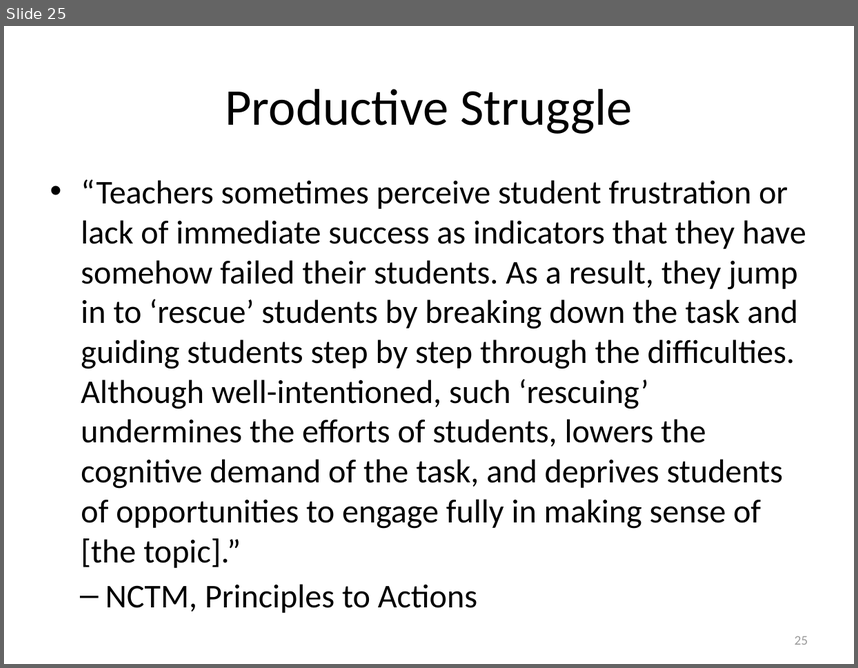
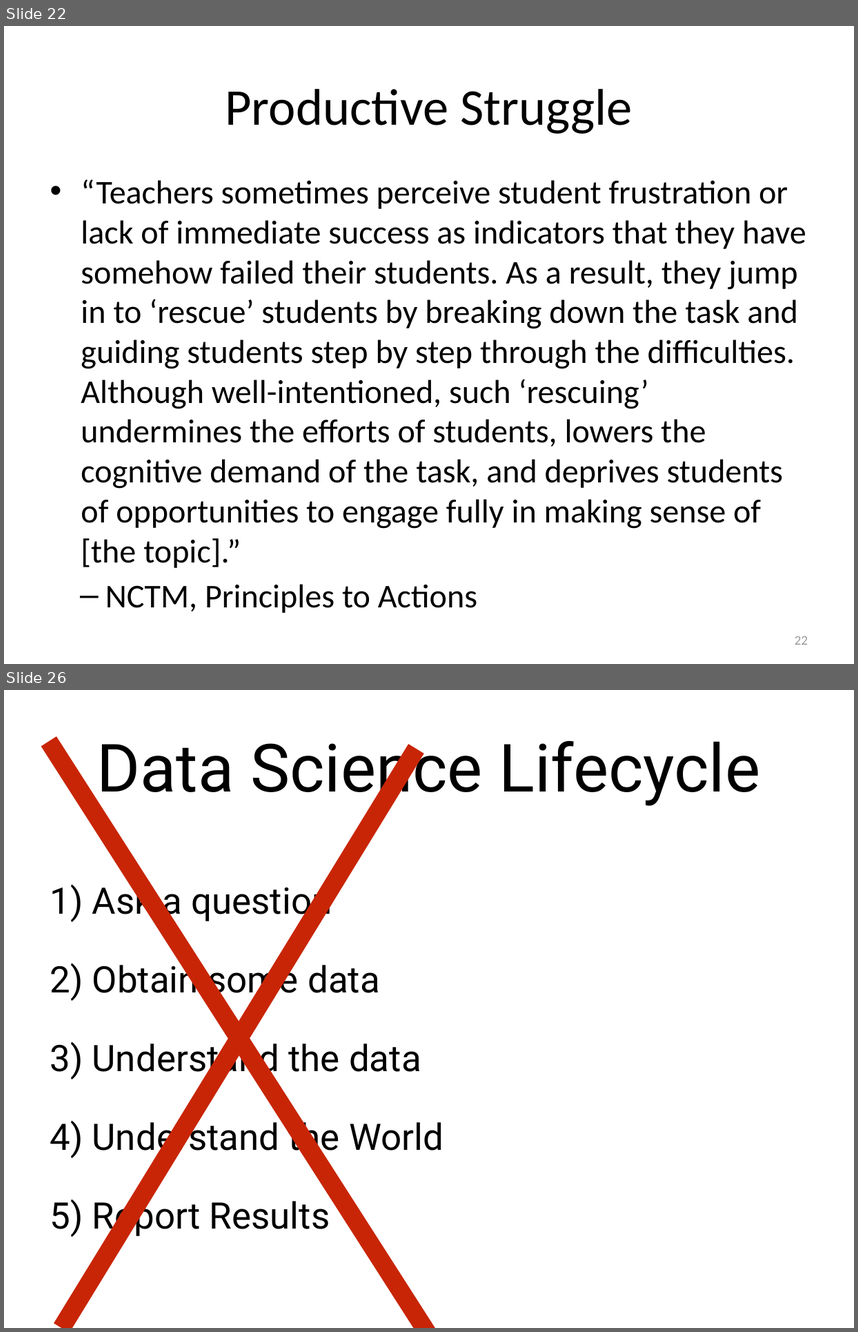
Before and after one commit to j-ales/PN4106_2026_27, a slide deck: slides/PS4106_lecture1_Intro.pptx. Shown one above the other, each under a label of ours: slide 25 before the commit, slides 22 and 26 after it; the slides between them are not shown. The pictures are 858x668 and 858x1332 pixels, drawn with LibreOffice and Linux fonts; fonts in the diff are those of the drawing. Boxes give left, top, right and bottom in pixels: in the first picture for what was removed or moved away, otherwise in the second. Text is boxed around its words. In the diff, an @@ line names an element or a change of style, - is before the commit and + after.

```diff
--- a/slides/PS4106_lecture1_Intro.pptx
+++ b/slides/PS4106_lecture1_Intro.pptx
@@ slide 26 added at box(4, 690, 854, 1328), background #FFFFFF @@
@@ line added from (49, 742) to (429, 1328), #C82506 22 pt @@
@@ line added from (417, 749) to (61, 1328), #C82506 22 pt @@
@@ title added at box(97, 741, 761, 807), 80 pt, text #000000 @@
+Data Science Lifecycle
@@ text added at box(50, 880, 444, 1237), 44 pt, text #000000 @@
+1) Ask a question
+2) Obtain some data
+3) Understand the data
+4) Understand the World
+5) Report Results
@@ what was slide 25 is now slide 22 @@
@@ page number at box(795, 635, 808, 644): text changed @@
-25
+22
```
Also in this commit, not shown: 3 slides changed, 5 other slides added, 3 slides removed, 3 other files.
